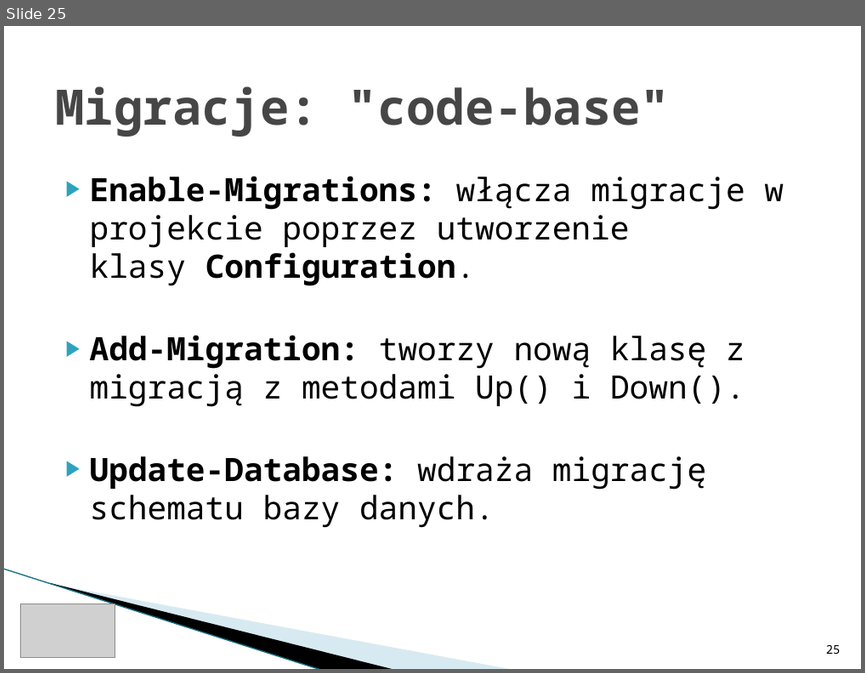
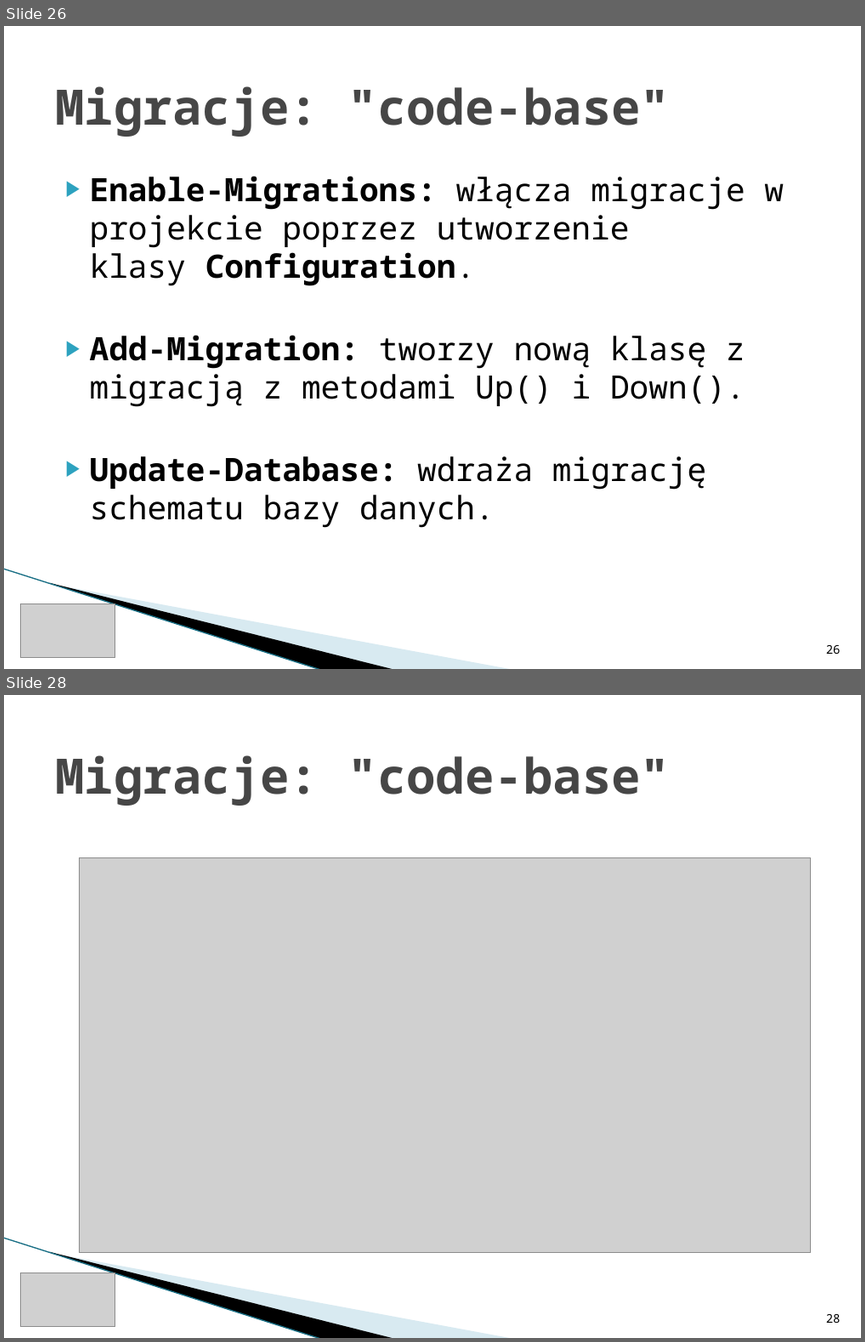
Before and after one commit to rwoszczyk/Training, a slide deck: ItKrd_EF.pptx. Shown one above the other, each under a label of ours: slide 25 before the commit, slides 26 and 28 after it; the slides between them are not shown. The pictures are 865x673 and 865x1342 pixels, drawn with LibreOffice and Linux fonts; fonts in the diff are those of the drawing; grey boxes stand for pictures; background and template pictures are left out. Boxes give left, top, right and bottom in pixels: in the first picture for what was removed or moved away, otherwise in the second. Text is boxed around its words. In the diff, an @@ line names an element or a change of style, - is before the commit and + after.

```diff
--- a/ItKrd_EF.pptx
+++ b/ItKrd_EF.pptx
@@ slide 28 added at <box>4,695,861,1338</box>, background #FFFFFF; not listed: 3 template elements that a slide beside it also shows @@
@@ title added at <box>55,755,670,805</box>, 41 pt, text #464646, bold @@
+Migracje: "code-base"
@@ picture added at <box>80,858,811,1252</box> @@
@@ picture added at <box>21,1272,115,1327</box> @@
@@ page number added at <box>826,1314,840,1322</box>, 10 pt, text #000000 @@
+28
@@ what was slide 25 is now slide 26 @@
@@ page number at <box>826,645,840,653</box>: text changed @@
-25
+26
```
Also in this commit, not shown: 13 slides changed, 4 other slides added, 2 slides removed, 13 other files.
